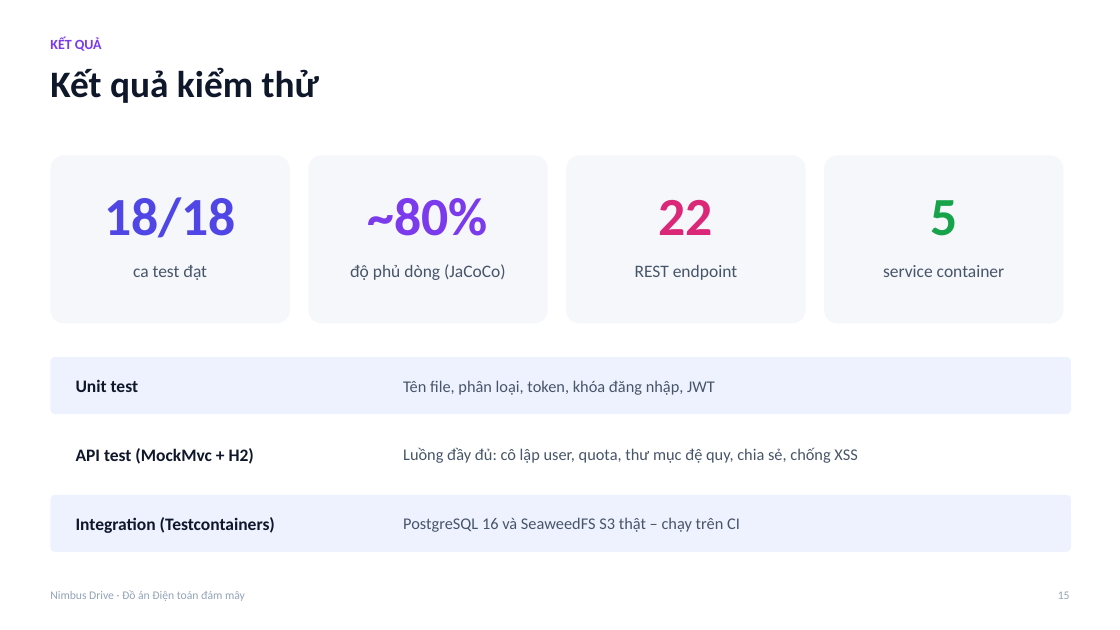
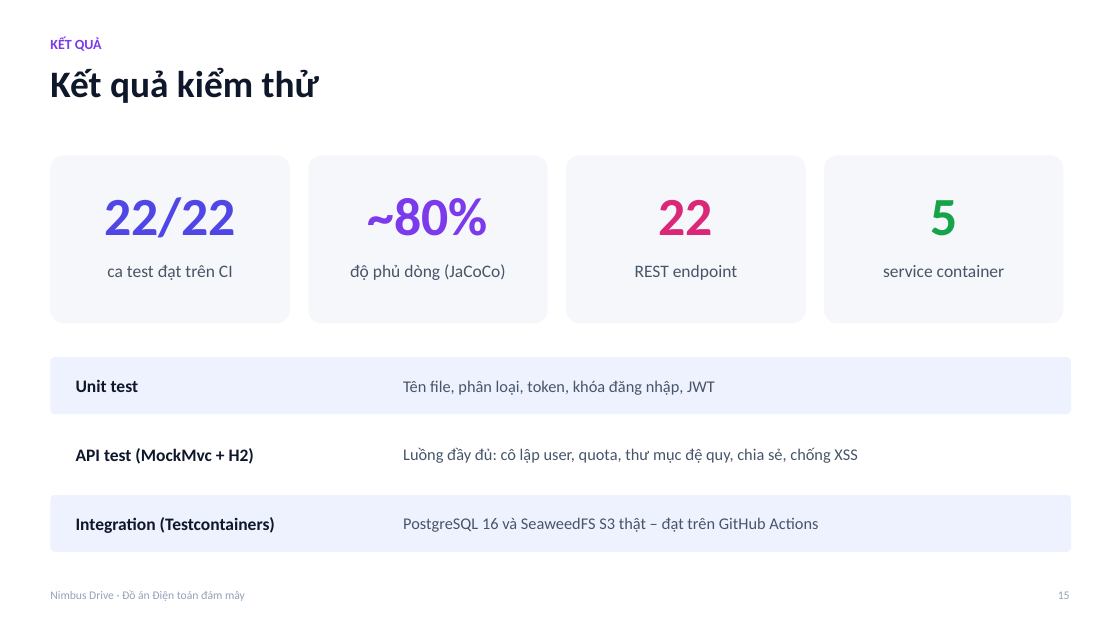
Before and after one commit to LeNhatHuyHyDrex/cloud-file-storage, a slide deck: slide 15 of docs/report/Slide_NimbusDrive.pptx. Drawn at 1120x630 pixels with LibreOffice and Linux fonts; fonts in the diff are those of the drawing. Boxes give left, top, right and bottom in pixels: in the first picture for what was removed or moved away, otherwise in the second. Text is boxed around its words. In the diff, an @@ line names an element or a change of style, - is before the commit and + after.

```diff
--- a/docs/report/Slide_NimbusDrive.pptx
+++ b/docs/report/Slide_NimbusDrive.pptx
@@ text at [104, 197, 236, 238]: text changed @@
-18/18
+22/22
@@ text at [107, 265, 233, 280]: text changed @@
-ca test đạt
+ca test đạt trên CI
@@ text at [403, 517, 818, 532]: text changed @@
-PostgreSQL 16 và SeaweedFS S3 thật – chạy trên CI
+PostgreSQL 16 và SeaweedFS S3 thật – đạt trên GitHub Actions
```
Also in this commit, not shown: 2 other slides changed, 8 other files.
